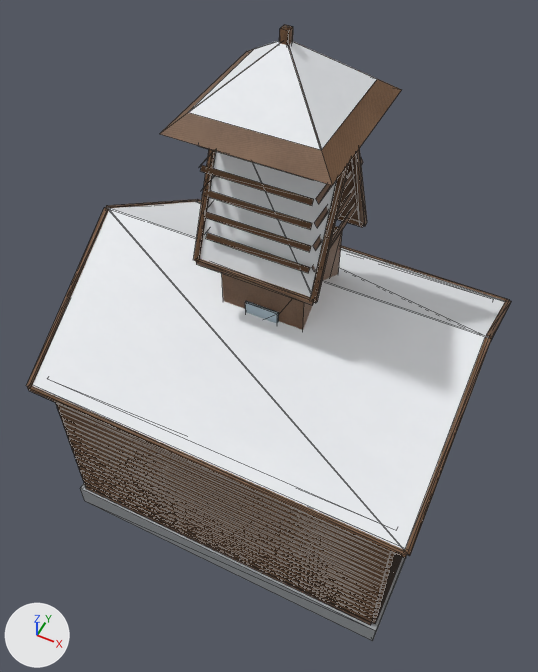
What one commit did to the OBJ model assets/models/environment/church.obj.
One viewpoint serves both versions: a 50 mm lens placed at (6.6, -14.1, 24.7), pointed at (0.0, -0.7, 8.0). Every picture has the same lights, and +X, +Y and +Z are marked at lower left. The first picture is the older version. Mesh edges are drawn as thin lines. Where no turn or scale is listed for an object, it has been applied to the vertices. Vertices at exactly the same position are counted once.

The first picture shows 'church'.
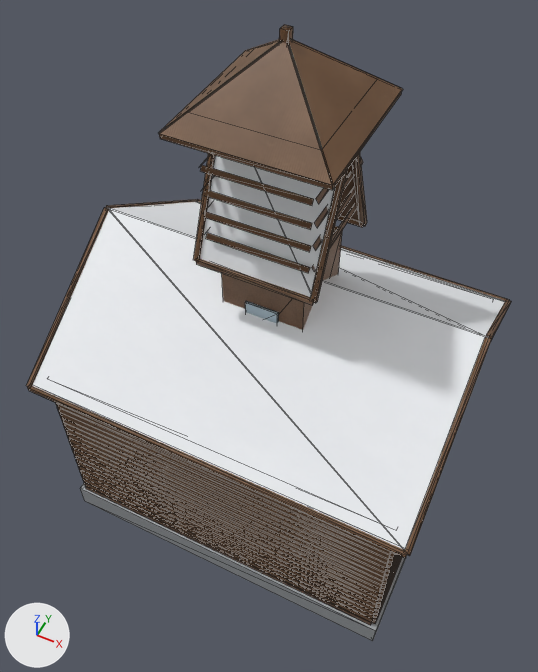
Commit message: assets: close belfry roof underside for ground-level views

Changed parts and their boxes (x1, y1, x2, y2) in the pictures (538 x 672 px):
part 1 of me_church, added (brown): after (159, 39, 403, 190)

The change in detail:
me_church is used by ob_church; location (0.0, 0.0, 0.0).
Verts and faces of me_church; kept vertices keep their numbers, new ones are numbered from 1033.
Before the commit, vertices of me_church: 1016 (-2.1, 2.1, 15.2) at pixel (246, 51), 1018 (2.1, 2.1, 15.2) at pixel (401, 89), 1019 (2.1, -2.1, 15.2) at pixel (332, 185), 1020 (-2.1, -2.1, 15.2) at pixel (159, 134).
me_church had 1033 vertices, 1432 faces and spanned x -6.0..6.0, y -5.0..5.0, z 0.0..17.2.
me_church now has 1049 vertices, 1444 faces and spans x -6.0..6.0, y -5.0..5.0, z 0.0..17.2.
Part 1, on me_church:
New vertices 1033 to 1036 stand at vertices 1016, 1018, 1019, 1020, in that order, plus (0.0, 0.0, -0.1).
New vertex 1037 is at (-2.1, 2.1, 15.2), pixel (247, 50).
New vertex 1038 is at (2.1, 2.1, 15.2), pixel (402, 88).
New vertex 1039 is at (0.0, 0.0, 17.0).
New vertex 1040 is at (2.1, 2.1, 15.2), pixel (403, 89).
New vertex 1041 is at (2.1, -2.1, 15.2), pixel (333, 184).
New vertex 1042 is at (0.0, 0.0, 17.0).
New vertex 1043 is at (2.1, -2.1, 15.2), pixel (332, 185).
New vertex 1044 is at (-2.1, -2.1, 15.2), pixel (158, 133).
New vertex 1045 is at (0.0, 0.0, 17.0).
New vertex 1046 is at (-2.1, -2.1, 15.2), pixel (158, 132).
New vertex 1047 is at (-2.1, 2.1, 15.2), pixel (245, 50).
New vertex 1048 is at (0.0, 0.0, 17.0).
New faces: (1037, 1038, 1039), (1040, 1041, 1042), (1043, 1044, 1045), (1046, 1047, 1048), (1016, 1018, 1034), (1016, 1034, 1033) (mat_roof_wood (picture img_bark_albedo_bmp)).
New faces: (1019, 1020, 1036), (1019, 1036, 1035), (1018, 1019, 1035), (1018, 1035, 1034), (1016, 1033, 1020), (1020, 1033, 1036) (mat_roof_wood (picture img_bark_albedo_bmp)).
